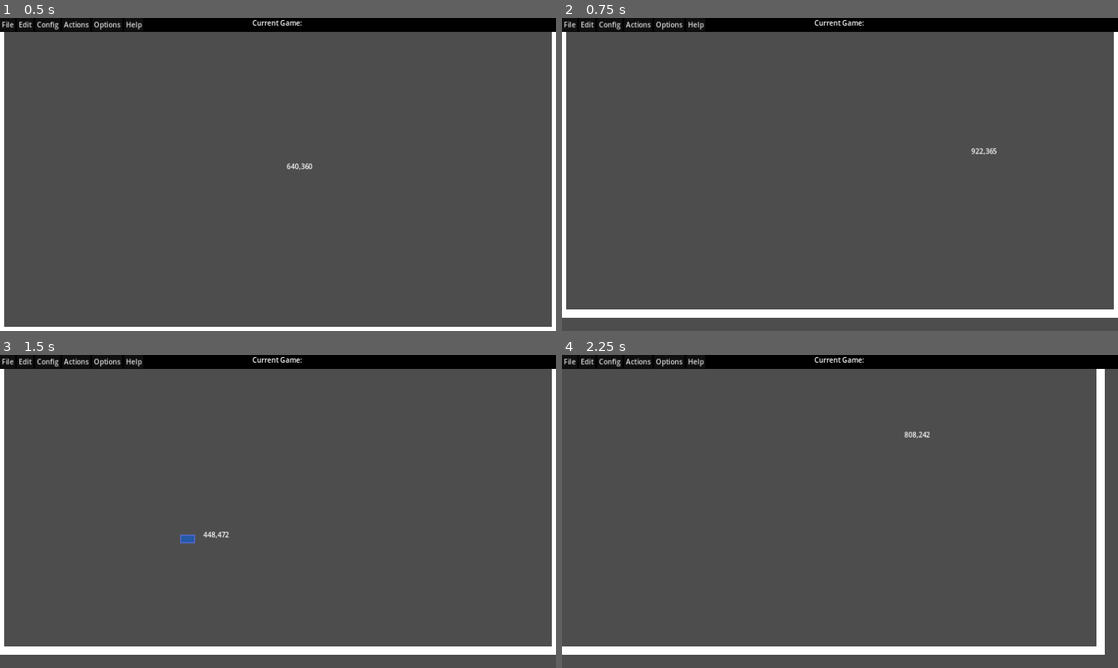
Above: before the commit, frames 1-4 (two rows, left to right).
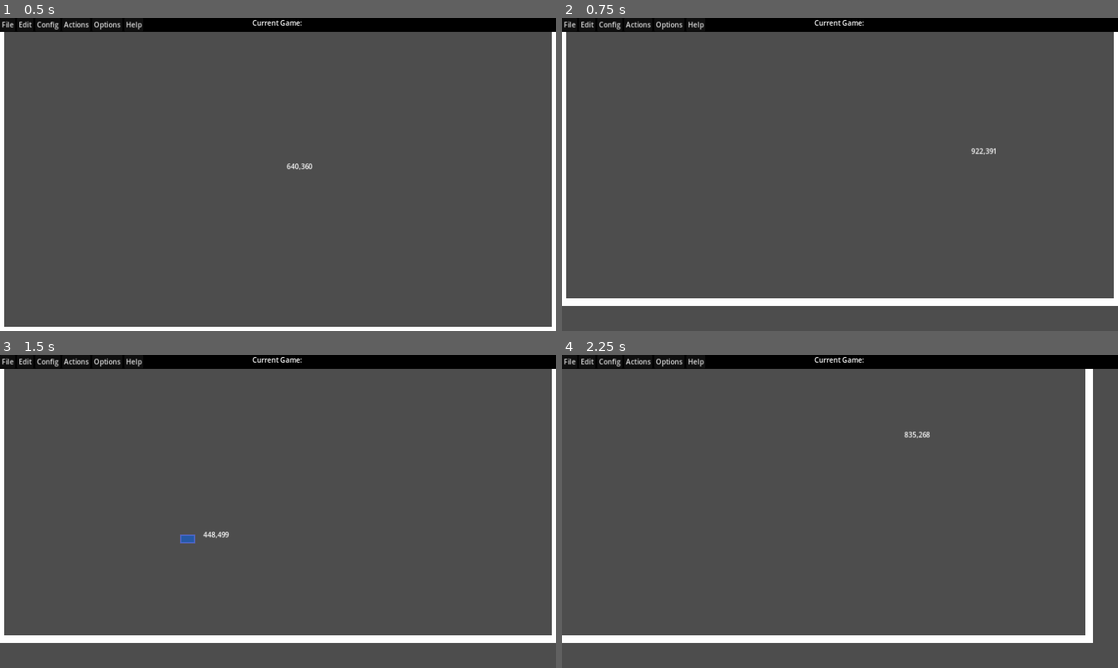
Above: after the commit, the same moments.

Repository: ryanabx/tabletop-engine
Game: Godot game, scene res://src/scenes/screens/tabletop.tscn
The game is run twice, just before and just after one commit, with the same random seed, the same clock (stepped at 60 frames per second) and the same inputs. The engine's default icon, where the game draws it, is replaced by a stand-in: a white triangle on a blue panel in a dark square.
Inputs (mouse positions are in pixels of both pictures, inside the frame that each line leads up to):
- Up to frame 1 (0.5 s): no input
- Up to frame 2 (0.75 s): tap Enter (end_group_select) at 0.5 s; move the mouse to (962, 158) at 0.52 s; hold Enter (end_group_select) from 0.53 s (still down); tap S (camera_down) at 0.6 s; click (962, 158) at 0.67 s
- Up to frame 3 (1.5 s): tap A (camera_left) at 0.8 s; release Enter (end_group_select) at 1.25 s; tap Space at 1.25 s; drag from (166, 527) to (250, 574) at 1.27 s
- Up to frame 4 (2.25 s): move the mouse to (895, 442) at 2.02 s; hold Enter (end_group_select) from 2.03 s (still down); tap D (camera_right) at 2.1 s

Frame 1 is identical in both runs. In frame 2, 5.1% of the frame differs, in the area x 0-100%, y 41-96%; in frame 3, 5.1%; in frame 4, 7.5%, in the area x 0-98%, y 4-96%.

Commit message:
you have UNO

Diff:
--- a/data/reference_games/UNO/objects.json
+++ b/data/reference_games/UNO.json
@@ -1,5 +1,17 @@
 {
+    "name": "UNO",
+    "version": 1,
+    "obf_api_version": 1,
     "image_dir": "C:/Users/ryanb/Pictures/UNO Cards/",
+    "background": "bg.jpg",
+    "board_settings": {
+        "board_scale": [64, 64],
+        "bounds": [0, 0, 20, 11.25]
+    },
+    "player_settings": {
+        "min_players": 2,
+        "max_players": 4
+    },
     "objects": {
         "UNO_BLUE0": {"image": ["UNO_BLUE0.png","UNO_FLIPPED.png"]},
         "UNO_BLUE1": {"image": ["UNO_BLUE1.png","UNO_FLIPPED.png"]},
@@ -55,5 +67,83 @@
         "UNO_GREENDRAW2": {"image": ["UNO_GREENDRAW2.png","UNO_FLIPPED.png"]},
         "UNO_DRAW4": {"image": ["UNO_DRAW4.png","UNO_FLIPPED.png"]},
         "UNO_WILD": {"image": ["UNO_WILD.png","UNO_FLIPPED.png"]}
-    }
+    },
+    "board": [
+        {
+            "type": "stack",
+            "permanent": true,
+            "location": [480, 320],
+            "size": [72, 156],
+            "inside": [
+                {
+                    "type": "foreach",
+                    "foreach": "$",
+                    "in": ["RED", "BLUE", "YELLOW", "GREEN"],
+                    "do": [
+                        {
+                            "type": "foreach",
+                            "foreach": "@",
+                            "in": ["0", "1", "2", "3", "4", "5", "6", "7", "8", "9", "SKIP", "TURN", "DRAW2"],
+                            "do": [
+                                {
+                                    "type": "repeat",
+                                    "amount": 2,
+                                    "do": [
+                                        {
+                                            "type": "card",
+                                            "groups": ["card"],
+                                            "objref_name": "UNO_$@",
+                                            "face_up": false,
+                                            "location": [0,0],
+                                            "scale": 1.5
+                                        }
+                                    ]
+                                }
+                            ]
+                        }
+                    ]
+                },
+                {
+                    "type": "repeat",
+                    "amount": 4,
+                    "do": [
+                        {
+                            "type": "card",
+                            "groups": ["card"],
+                            "objref_name": "UNO_DRAW4",
+                            "face_up": false,
+                            "location": [0,0],
+                            "scale": 1.5
+                        },
+                        {
+                            "type": "card",
+                            "groups": ["card"],
+                            "objref_name": "UNO_WILD",
+                            "face_up": false,
+                            "location": [0,0],
+                            "scale": 1.5
+                        }
+                    ]
+                }
+            ]
+        },
+        {
+            "type": "stack",
+            "location": [700, 320],
+            "base_size": [64, 64],
+            "permanent": true,
+            "inside": []
+        },
+        {
+            "type": "hand",
+            "location": [10, 10],
+            "base_size": [10, 4],
+            "options": {
+                "permanent": true,
+                "can_use": [true, false, false, false],
+                "viewing_state": ["FACE_UP", "FACE_DOWN", "FACE_DOWN", "FACE_DOWN"],
+                "force_state": "NONE"
+            }
+        }
+    ]
 }
--- a/data/reference_games/UNO/actions.json
+++ /dev/null
@@ -1,20 +0,0 @@
-{
-    "actions": {
-        "game_start": [
-            {
-                "command": "reset_board"
-            },
-            {
-                "command": "shuffle",
-                "method": "basic",
-                "on": "main_deck"
-            },
-            {
-                "command": "deal",
-                "method": "basic",
-                "from": "main_deck",
-                "players": ""
-            }
-        ]
-    }
-}
--- a/data/reference_games/UNO/board.json
+++ /dev/null
@@ -1,75 +0,0 @@
-{
-    "board": [
-        {
-            "type": "stack",
-            "permanent": true,
-            "location": [480, 320],
-            "size": [72, 156],
-            "inside": [
-                {
-                    "type": "foreach",
-                    "foreach": "$",
-                    "in": ["RED", "BLUE", "YELLOW", "GREEN"],
-                    "do": [
-                        {
-                            "type": "foreach",
-                            "foreach": "@",
-                            "in": ["0", "1", "2", "3", "4", "5", "6", "7", "8", "9", "SKIP", "TURN", "DRAW2"],
-                            "do": [
-                                {
-                                    "type": "repeat",
-                                    "amount": 2,
-                                    "do": [
-                                        {
-                                            "type": "card",
-                                            "groups": ["card"],
-                                            "objref_name": "UNO_$@",
-                                            "face_up": false,
-                                            "location": [0,0],
-                                            "scale": 1.5
-                                        }
-                                    ]
-                                }
-                            ]
-                        }
-                    ]
-                },
-                {
-                    "type": "repeat",
-                    "amount": 4,
-                    "do": [
-                        {
-                            "type": "card",
-                            "groups": ["card"],
-                            "objref_name": "UNO_DRAW4",
-                            "face_up": false,
-                            "location": [0,0],
-                            "scale": 1.5
-                        },
-                        {
-                            "type": "card",
-                            "groups": ["card"],
-                            "objref_name": "UNO_WILD",
-                            "face_up": false,
-                            "location": [0,0],
-                            "scale": 1.5
-                        }
-                    ]
-                }
-            ]
-        },
-        {
-            "type": "stack",
-            "location": [700, 320],
-            "size": [72, 156],
-            "permanent": true,
-            "inside": []
-        },
-        {
-            "type": "hand",
-            "player": 1,
-            "location": [640, 640],
-            "size": [640, 260]
-        }
-    ]
-}
--- a/data/reference_games/UNO/conf.json
+++ /dev/null
@@ -1,8 +0,0 @@
-{
-    "name": "UNO",
-    "version": 1,
-    "obf_api_version": 1,
-    "image_dir": "C:/Users/ryanb/Pictures/UNO Cards/",
-    "background": "bg.jpg",
-    "bounds": [0, 0, 1280, 720]
-}
--- a/data/reference_games/UNO/player.json
+++ /dev/null
@@ -1,16 +0,0 @@
-{
-    "players": [
-        {
-            "name": "Player",
-            "amount": 4,
-            "personal_space": [
-                {
-                    "type": "hand",
-                    "location": [50, 50],
-                    "size": [50, 50],
-                    "inside": []
-                }
-            ]
-        }
-    ]
-}
--- a/project.godot
+++ b/project.godot
@@ -95,6 +95,16 @@
 "events": [Object(InputEventMouseButton,"resource_local_to_scene":false,"resource_name":"","device":-1,"window_id":0,"a …(258 unchanged characters)…
 ]
 }
+camera_rotate_clockwise={
+"deadzone": 0.5,
+"events": [Object(InputEventKey,"resource_local_to_scene":false,"resource_name":"","device":-1,"window_id":0,"alt_pressed":false,"shift_pressed":false,"ctrl_pressed":false,"meta_pressed":false,"pressed":false,"keycode":0,"physical_keycode":81,"key_label":0,"unicode":113,"echo":false,"script":null)
+]
+}
+camera_rotate_counterclockwise={
+"deadzone": 0.5,
+"events": [Object(InputEventKey,"resource_local_to_scene":false,"resource_name":"","device":-1,"window_id":0,"alt_pressed":false,"shift_pressed":false,"ctrl_pressed":false,"meta_pressed":false,"pressed":false,"keycode":0,"physical_keycode":69,"key_label":0,"unicode":101,"echo":false,"script":null)
+]
+}
 
 [rendering]
 
--- a/src/scripts/game_objects/collection.gd
+++ b/src/scripts/game_objects/collection.gd
@@ -12,9 +12,12 @@
 
 const PADDING: float = 8.0
 
+const LABEL_OPACITY = 0.6
+
 func _ready() -> void:
 	add_to_group("collections")
 	label = Label.new()
+	label.modulate.a = 0.6
 	# label.set_anchors_and_offsets_preset(label.PRESET_CENTER)
 	add_child(label)
 
@@ -90,8 +93,8 @@
 	queue_redraw()
 
 func _draw() -> void:
+	if permanent:
+		draw_rect(get_rect(), Color.from_hsv(0.0, 0.0, 0.0, 0.8), false,PADDING)
 	super._draw()
-	draw_rect(label.get_rect(), Color.from_hsv(1.0, 1.0, 0.0, 0.8), true)
-	draw_rect(label.get_rect(), Color.from_hsv(1.0, 1.0, 0.0, 0.8), false, PADDING)
-	if permanent:
-		draw_rect(get_rect(), Color.from_hsv(0.0, 0.0, 0.0, 0.8))
+	draw_rect(label.get_rect(), Color.from_hsv(1.0, 1.0, 0.0, LABEL_OPACITY), true)
+	draw_rect(label.get_rect(), Color.from_hsv(1.0, 1.0, 0.0, LABEL_OPACITY), false, PADDING)
--- a/src/scripts/game_objects/game_board.gd
+++ b/src/scripts/game_objects/game_board.gd
@@ -286,6 +286,8 @@
 
 func move_selected_items() -> void:
 	for object in get_selected_items():
+		if object.has_collection() and object.get_collection().get_permanence():
+			object.get_collection().remove_game_object(object)
 		object.position = get_local_mouse_position() + object.get_grab_offset()
 		object.position = object.position.clamp(border.position, border.end)
 	# CHECK STACKING
--- a/src/scripts/game_objects/stack.gd
+++ b/src/scripts/game_objects/stack.gd
@@ -5,8 +5,8 @@
 
 func _update_objects() -> void:
 	super._update_objects()
-	var larg_x: float = base_size.x
-	var larg_y: float = base_size.y
+	var larg_x: float = 0
+	var larg_y: float = 0
 
 	var _max_index = _get_max_index()
 	z_index = _max_index + 1
@@ -22,7 +22,10 @@
 			larg_x = _sc.x
 		if _sc.y > larg_y:
 			larg_y = _sc.y
-	_scale = Vector2(larg_x, larg_y)
+	if get_num_objects() > 0:
+		_scale = Vector2(larg_x, larg_y)
+	else:
+		_scale = base_size
 
 func add_game_object_special(obj: GameObject) -> void:
 	add_game_object_to_top(obj)
--- a/src/scripts/screens/camera_controller.gd
+++ b/src/scripts/screens/camera_controller.gd
@@ -3,7 +3,8 @@
 @onready var camera = $Camera2D
 @onready var game_bg = $BoardBG
 
-const MOVEMENT_SPEED: float = 10.0
+const MOVEMENT_SPEED: float = 1000.0
+const ROTATION_SPEED: float = 1.0
 
 var initial_mouse_pos: Vector2 = Vector2.ZERO
 var free_cam: bool = false
@@ -25,7 +26,7 @@
 		camera.zoom *= 1.1
 	if Input.is_action_just_pressed("ui_zoom_out"):
 		camera.zoom *= 0.9
-	camera.offset += Input.get_vector("camera_left", "camera_right", "camera_up", "camera_down") * MOVEMENT_SPEED
+	camera.offset += Input.get_vector("camera_left", "camera_right", "camera_up", "camera_down") * MOVEMENT_SPEED * _delta
 	update_bg_scale()
 	check_free_cam()
 
--- a/src/scripts/ui/right_click_menu.gd
+++ b/src/scripts/ui/right_click_menu.gd
@@ -49,7 +49,7 @@
 	id_pressed.connect(_on_clicked_from_object)
 	ordering_menu.id_pressed.connect(_on_clicked_from_object)
 
-
+# TODO: FIX RIGHT CLICK MENU
 func init_collection_menu():
 	add_item("Shuffle collection", 0)
 	add_item("Flip collection", 1)
Renamed: data/reference_games/UNO/TODO.txt -> data/reference_games/TODO.txt
